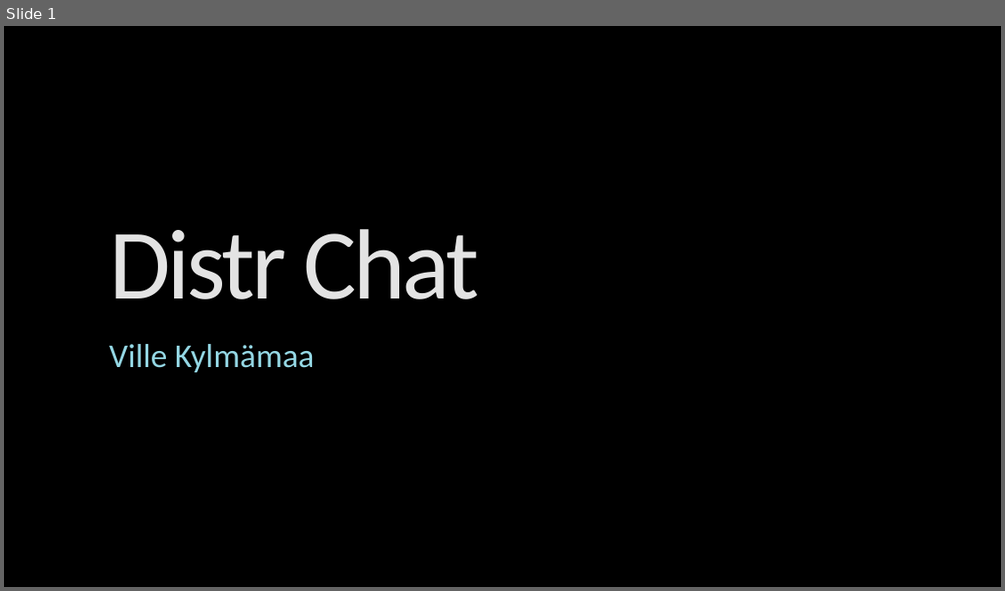
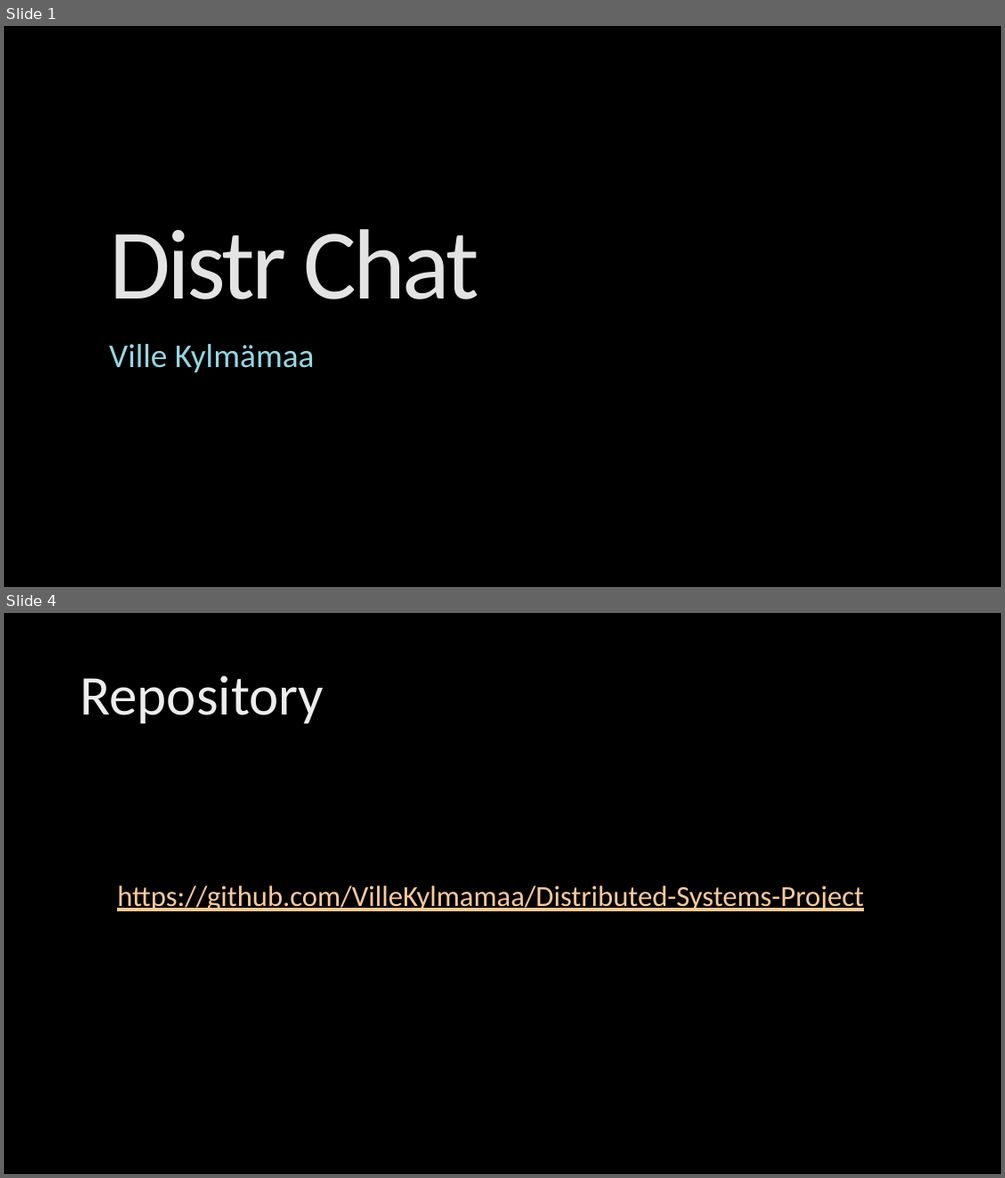
Before and after one commit to VilleKylmamaa/Distributed-Systems-Project, a slide deck: _Documentation/Powerpoint/Distr_Chat_Presentation.pptx. Shown one above the other, each under a label of ours: slide 1 before the commit, slides 1 and 4 after it; the slides between them are not shown. The pictures are 1005x591 and 1005x1178 pixels, drawn with LibreOffice and Linux fonts; fonts in the diff are those of the drawing; background and template pictures are left out. Boxes give left, top, right and bottom in pixels: in the first picture for what was removed or moved away, otherwise in the second. Text is boxed around its words. In the diff, an @@ line names an element or a change of style, - is before the commit and + after.

```diff
--- a/_Documentation/Powerpoint/Distr_Chat_Presentation.pptx
+++ b/_Documentation/Powerpoint/Distr_Chat_Presentation.pptx
@@ slide 4 added at <box>4,613,1001,1174</box>, background picture (left out) @@
@@ title added at <box>80,675,324,723</box>, 54 pt, text gradient #BFBFBF to #EDEDED to #FFFFFF @@
+Repository
@@ text added at <box>117,885,864,911</box>, 28 pt, text #FBCA98, underline @@
+  https://github.com/VilleKylmamaa/Distributed-Systems-Project
```
Also in this commit, not shown: 2 slides changed.
